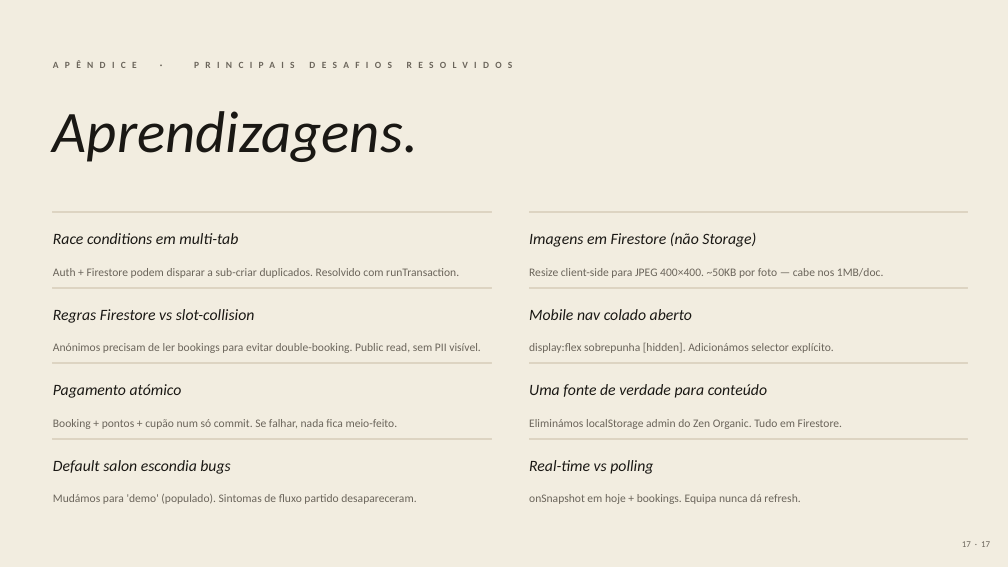
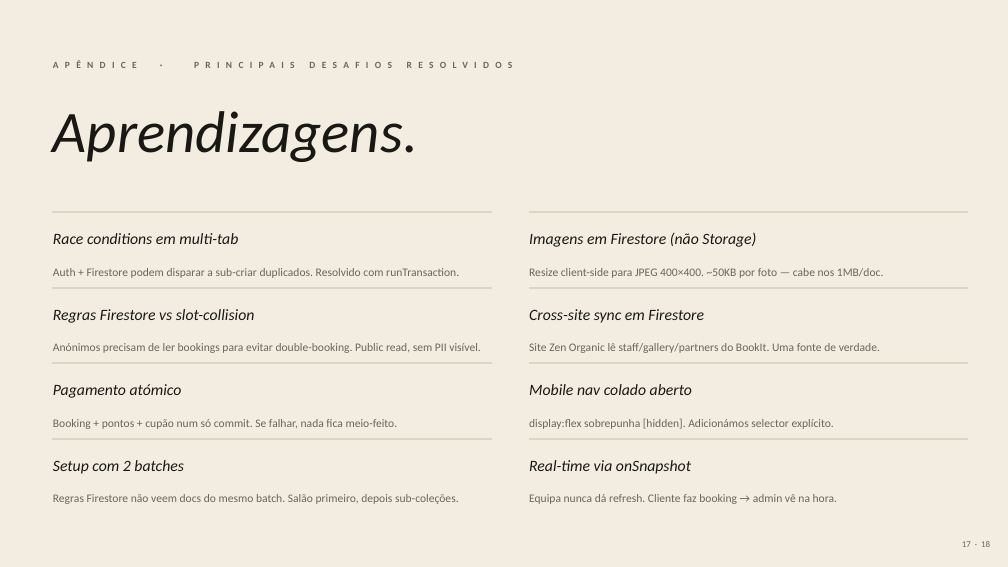
Before and after one commit to guerreiro2003/bookit, a slide deck: slide 17 of Apresentacao_BookIt.pptx. Drawn at 1008x567 pixels with LibreOffice and Linux fonts; fonts in the diff are those of the drawing. Boxes give left, top, right and bottom in pixels: in the first picture for what was removed or moved away, otherwise in the second. Text is boxed around its words. In the diff, an @@ line names an element or a change of style, - is before the commit and + after.

```diff
--- a/Apresentacao_BookIt.pptx
+++ b/Apresentacao_BookIt.pptx
@@ text added at <box>529,309,704,323</box>, 15 pt, text #1A1814, italic @@
+Cross-site sync em Firestore
@@ text at <box>529,343,880,353</box>: text changed; size 15 to 11 pt; text colour #1A1814 to #6B655B; italic off @@
-Uma fonte de verdade para conteúdo
+Site Zen Organic lê staff/gallery/partners do BookIt. Uma fonte de verdade.
@@ text "Mobile nav colado aberto": place and size @@
-text "Mobile nav colado aberto" at <box>529,309,692,320</box>
+text "Mobile nav colado aberto" at <box>529,384,692,395</box>
@@ text "display:flex sobrepunha [hidden]. Adicionámos selector ...": place and size @@
-text "display:flex sobrepunha [hidden]. Adicionámos selector ..." at <box>529,342,834,353</box>
+text "display:flex sobrepunha [hidden]. Adicionámos selector ..." at <box>529,418,834,429</box>
@@ text removed at <box>529,419,842,429</box> @@
-Eliminámos localStorage admin do Zen Organic. Tudo em Firestore.
@@ text at <box>53,460,184,474</box>: text changed @@
-Default salon escondia bugs
+Setup com 2 batches
@@ text at <box>529,460,691,474</box>: text changed @@
-Real-time vs polling
+Real-time via onSnapshot
@@ text at <box>53,494,459,504</box>: text changed @@
-Mudámos para 'demo' (populado). Sintomas de fluxo partido desapareceram.
+Regras Firestore não veem docs do mesmo batch. Salão primeiro, depois sub-coleções.
@@ text at <box>529,494,837,504</box>: text changed @@
-onSnapshot em hoje + bookings. Equipa nunca dá refresh.
+Equipa nunca dá refresh. Cliente faz booking → admin vê na hora.
```
Also in this commit, not shown: 16 other slides changed, 1 slide added, 1 other file.
